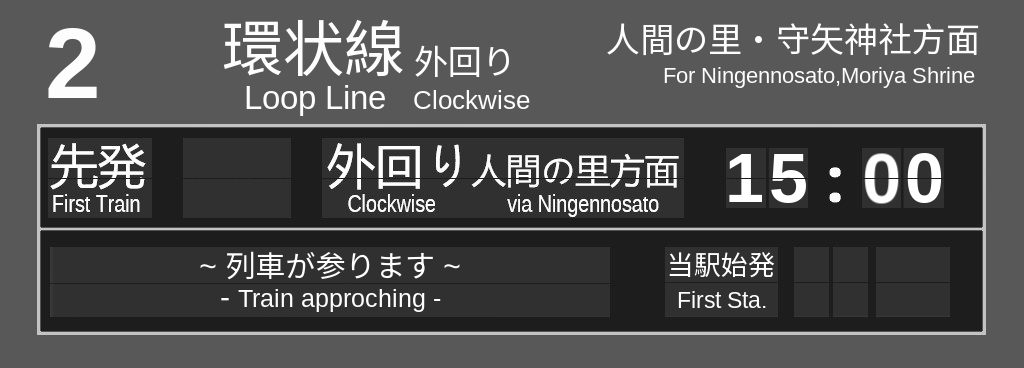
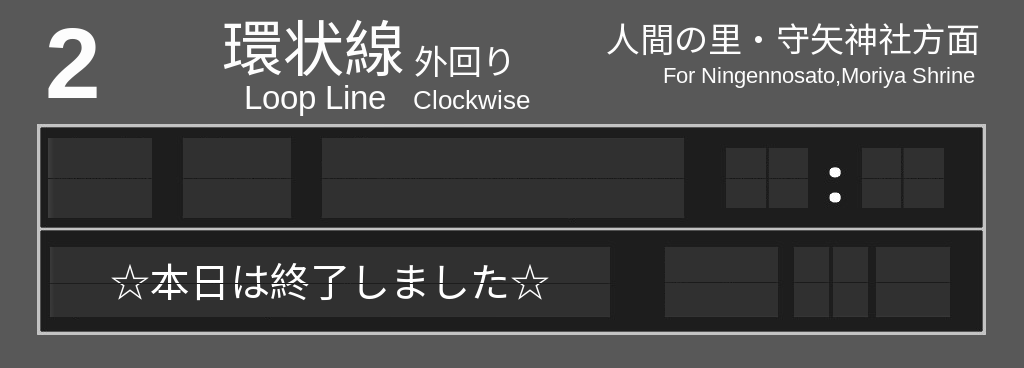
Before/after of a (1024, 368) layered artwork. What changed in the layer stack:
painted on "hakurei2-dep0820-Clockwise.jpg" over [48, 138, 684, 218]
hid group "dep_time" (37 layers) over [729, 153, 942, 204]
hid "1x:xx" over [729, 154, 762, 202]
hid "x5:xx" over [771, 154, 806, 203]
hid group "status" (5 layers) over [669, 252, 775, 308]
hid "DepatCurrenSta" over [669, 252, 775, 308]
hid "TrainArriving" over [200, 251, 460, 312]
showed "☆本日は終了しました☆ #1" over [111, 262, 549, 301]
